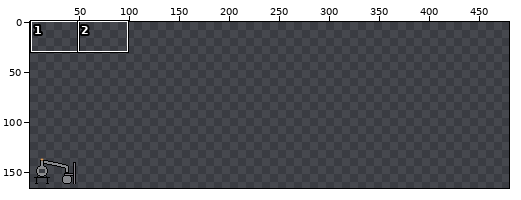
File history of a sprite sheet, Assets/brewing station.png. The picture above shows the old version from afar; the outline marks the close-up.
Close-up. The starting point:
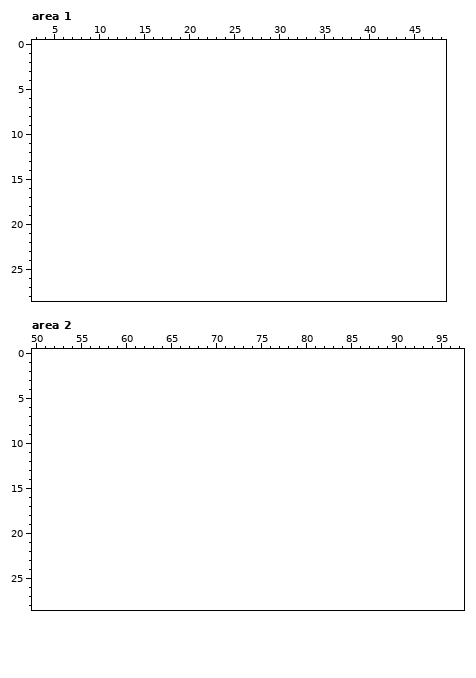
The file is 48x27 pixels. Shown: area 1: x 3..48, y 0..28; area 2: x 50..97, y 0..28. The old version is drawn lined up with the new one, on the new canvas. The wide view leaves out empty margins. The commit also changed other parts of the picture, which this record leaves out.
And afterwards:
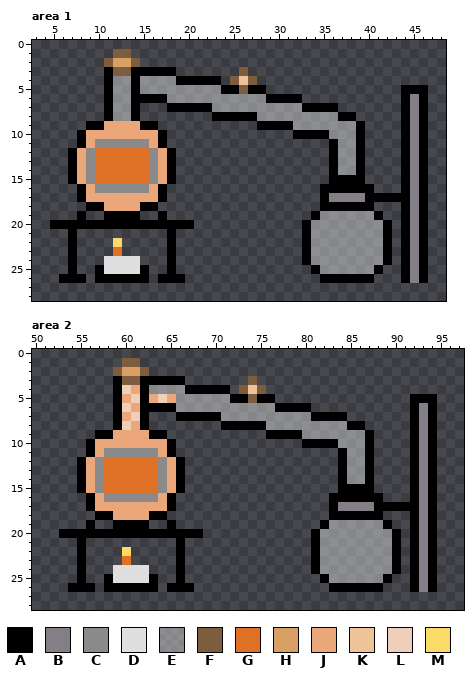
Palette (. is transparent): A #000000  B #847e87  C #8a8a8a  D #dfdfdf  E #ffffff62  F #7d5d3d  G #df7126  H #d9a066  J #eba779  K #eec39a  L #f0cfb8  M #fadb66
What changed:
canvas 48x27 -> 480x270, the old top-left corner now at 0,135
Area 1:
y 1: x 12..13 .. -> FF
y 2: x 11..14 .... -> FHHF
y 3: x 11..18 ........ -> AFFAAAAA; x 26 . -> F
y 4: x 11..23 ............. -> AEEAEEEEAAAAA; x 25..27 ... -> FKF
y 5: x 11..28 .................. -> AEEAEEEEEEEEEAAFAA; x 44..46 ... -> AAA
y 6: x 11..32 ...................... -> AEEAAAAEEEEEEEEEEEAAAA; x 44..46 ... -> ABA
y 7: x 11..14 .... -> AEEA; x 18..36 ................... -> AAAAAEEEEEEEEEEAAAA; x 44..46 ... -> ABA
y 8: x 11..14 .... -> AEEA; x 23..38 ................ -> AAAAAEEEEEEEEEAA; x 44..46 ... -> ABA
y 9: x 9..16 ........ -> AAJJJJAA; x 28..39 ............ -> AAAAEEEEEEEA; x 44..46 ... -> ABA
y 10: x 8..17 .......... -> AJJJJJJJJA; x 32..39 ........ -> AAAAEEEA; x 44..46 ... -> ABA
y 11: x 8..17 .......... -> AJCCCCCCJA; x 36..39 .... -> AEEA; x 44..46 ... -> ABA
y 12..14: x 7..18 ............ -> AJCGGGGGGCJA; x 36..39 .... -> AEEA; x 44..46 ... -> ABA
y 15: x 7..18 ............ -> AJCGGGGGGCJA; x 36..39 .... -> AAAA; x 44..46 ... -> ABA
y 16: x 8..17 .......... -> AJCCCCCCJA; x 35..40 ...... -> AAAAAA; x 44..46 ... -> ABA
y 17: x 8..17 .......... -> AJJJJJJJJA; x 35..46 ............ -> ABBBBAAAAABA
y 18: x 9..16 ........ -> AAJJJJAA; x 35..40 ...... -> AAAAAA; x 44..46 ... -> ABA
y 19: x 8 . -> A; x 11..14 .... -> AAAA; x 17 . -> A; x 34..41 ........ -> AEEEEEEA; x 44..46 ... -> ABA
y 20: x 5..20 ................ -> AAAAAAAAAAAAAAAA; x 33..42 .......... -> AEEEEEEEEA; x 44..46 ... -> ABA
y 21: x 7 . -> A; x 18 . -> A; x 33..42 .......... -> AEEEEEEEEA; x 44..46 ... -> ABA
y 22: x 7 . -> A; x 12 . -> M; x 18 . -> A; x 33..42 .......... -> AEEEEEEEEA; x 44..46 ... -> ABA
y 23: x 7 . -> A; x 12 . -> G; x 18 . -> A; x 33..42 .......... -> AEEEEEEEEA; x 44..46 ... -> ABA
y 24: x 7 . -> A; x 11..14 .... -> DDDD; x 18 . -> A; x 33..42 .......... -> AEEEEEEEEA; x 44..46 ... -> ABA
y 25: x 7 . -> A; x 10..15 ...... -> ADDDDA; x 18 . -> A; x 34..41 ........ -> AEEEEEEA; x 44..46 ... -> ABA
y 26: x 6..8 ... -> AAA; x 10..15 ...... -> AAAAAA; x 17..19 ... -> AAA; x 35..40 ...... -> AAAAAA; x 44..46 ... -> ABA
Area 2:
y 1: x 60..61 .. -> FF
y 2: x 59..62 .... -> FHHF
y 3: x 59..66 ........ -> AFFAAAAA; x 74 . -> F
y 4: x 59..71 ............. -> ALJAEEEEAAAAA; x 73..75 ... -> FKF
y 5: x 59..76 .................. -> AJLAJLJEEEEEEAAFAA; x 92..94 ... -> AAA
y 6: x 59..80 ...................... -> ALJAAAAEEEEEEEEEEEAAAA; x 92..94 ... -> ABA
y 7: x 59..62 .... -> AJLA; x 66..84 ................... -> AAAAAEEEEEEEEEEAAAA; x 92..94 ... -> ABA
y 8: x 59..62 .... -> ALJA; x 71..86 ................ -> AAAAAEEEEEEEEEAA; x 92..94 ... -> ABA
y 9: x 57..64 ........ -> AAJJJJAA; x 76..87 ............ -> AAAAEEEEEEEA; x 92..94 ... -> ABA
y 10: x 56..65 .......... -> AJJJJJJJJA; x 80..87 ........ -> AAAAEEEA; x 92..94 ... -> ABA
y 11: x 56..65 .......... -> AJCCCCCCJA; x 84..87 .... -> AEEA; x 92..94 ... -> ABA
y 12..14: x 55..66 ............ -> AJCGGGGGGCJA; x 84..87 .... -> AEEA; x 92..94 ... -> ABA
y 15: x 55..66 ............ -> AJCGGGGGGCJA; x 84..87 .... -> AAAA; x 92..94 ... -> ABA
y 16: x 56..65 .......... -> AJCCCCCCJA; x 83..88 ...... -> AAAAAA; x 92..94 ... -> ABA
y 17: x 56..65 .......... -> AJJJJJJJJA; x 83..94 ............ -> ABBBBAAAAABA
y 18: x 57..64 ........ -> AAJJJJAA; x 83..88 ...... -> AAAAAA; x 92..94 ... -> ABA
y 19: x 56 . -> A; x 59..62 .... -> AAAA; x 65 . -> A; x 82..89 ........ -> AEEEEEEA; x 92..94 ... -> ABA
y 20: x 53..68 ................ -> AAAAAAAAAAAAAAAA; x 81..90 .......... -> AEEEEEEEEA; x 92..94 ... -> ABA
y 21: x 55 . -> A; x 66 . -> A; x 81..90 .......... -> AEEEEEEEEA; x 92..94 ... -> ABA
y 22: x 55 . -> A; x 60 . -> M; x 66 . -> A; x 81..90 .......... -> AEEEEEEEEA; x 92..94 ... -> ABA
y 23: x 55 . -> A; x 60 . -> G; x 66 . -> A; x 81..90 .......... -> AEEEEEEEEA; x 92..94 ... -> ABA
y 24: x 55 . -> A; x 59..62 .... -> DDDD; x 66 . -> A; x 81..90 .......... -> AEEEEEEEEA; x 92..94 ... -> ABA
y 25: x 55 . -> A; x 58..63 ...... -> ADDDDA; x 66 . -> A; x 82..89 ........ -> AEEEEEEA; x 92..94 ... -> ABA
y 26: x 54..56 ... -> AAA; x 58..63 ...... -> AAAAAA; x 65..67 ... -> AAA; x 83..88 ...... -> AAAAAA; x 92..94 ... -> ABA
Where, in picture pixels (left, top, right, bottom), the same in both close-ups:
added: (50, 49, 428, 283)
added: (59, 358, 437, 592)
